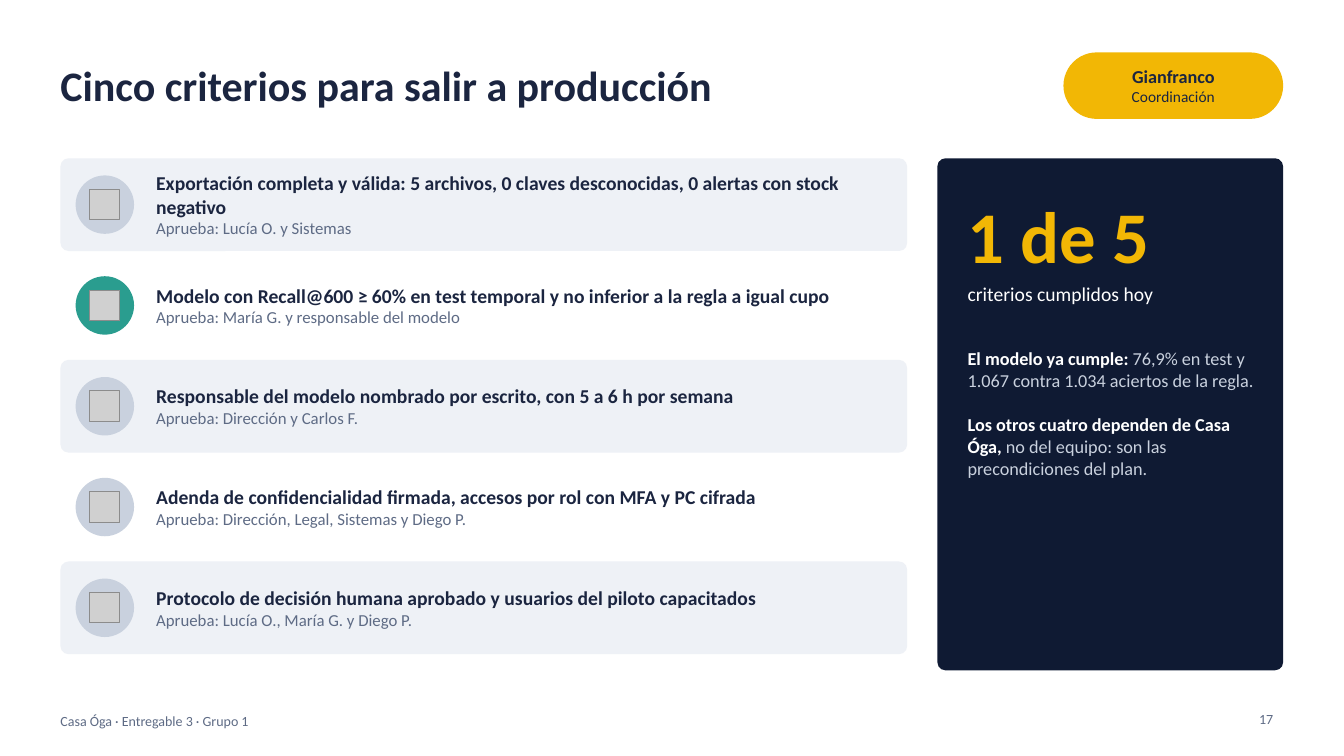
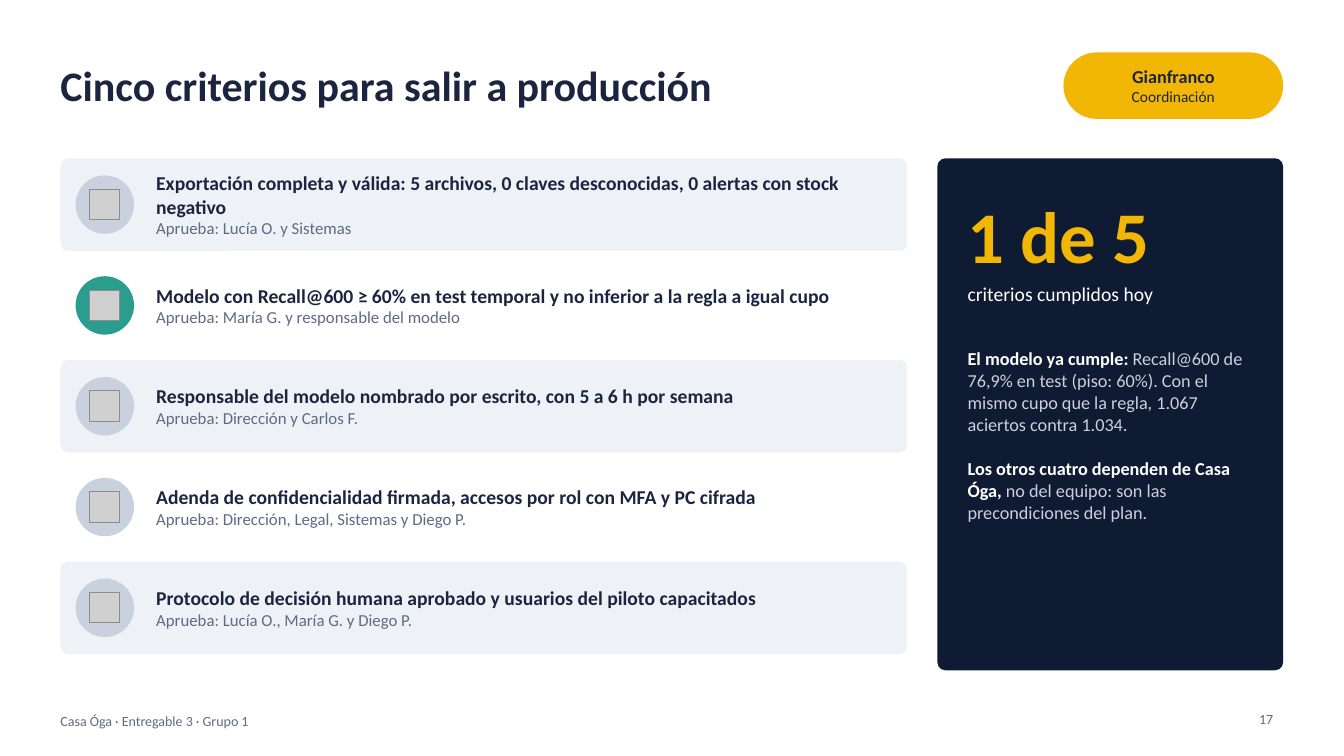
Before and after one commit to Gerocasla/Casa-Oga-Data-driven, a slide deck: slide 17 of Entregable/Entregable 3/Presentacion/Casa-Oga-Entregable-3-Presentacion.pptx. Drawn at 1344x756 pixels with LibreOffice and Linux fonts; fonts in the diff are those of the drawing; grey boxes stand for pictures. Boxes give left, top, right and bottom in pixels: in the first picture for what was removed or moved away, otherwise in the second. Text is boxed around its words. In the diff, an @@ line names an element or a change of style, - is before the commit and + after.

Commit message:
docs(entregable-3): clarify model go-live figures on slide 17
Separate the Top-600 recall (76.9%) from the same-quota hit comparison
against the rule (1,067 vs 1,034) so the two cuts are not read as one.

```diff
--- a/Entregable/Entregable 3/Presentacion/Casa-Oga-Entregable-3-Presentacion.pptx
+++ b/Entregable/Entregable 3/Presentacion/Casa-Oga-Entregable-3-Presentacion.pptx
@@ text at box(968, 352, 1243, 431): text changed @@
-El modelo ya cumple: 76,9% en test y 1.067 contra 1.034 aciertos de la regla.
+El modelo ya cumple: Recall@600 de 76,9% en test (piso: 60%). Con el mismo cupo que la regla, 1.067 aciertos contra 1.034.
```
Also in this commit, not shown: 1 other file.
